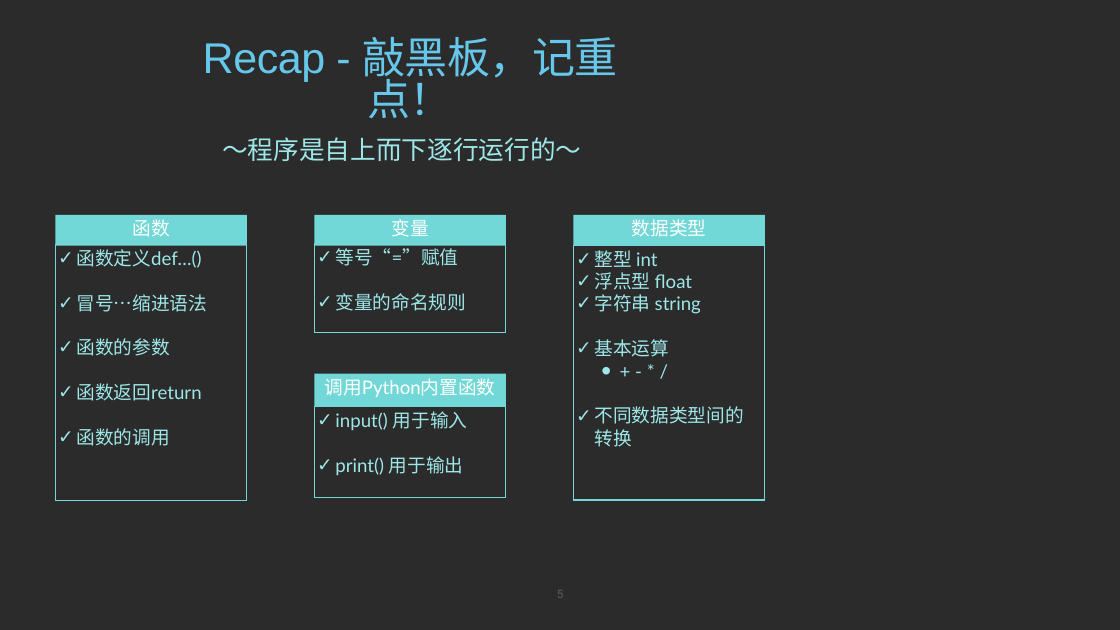
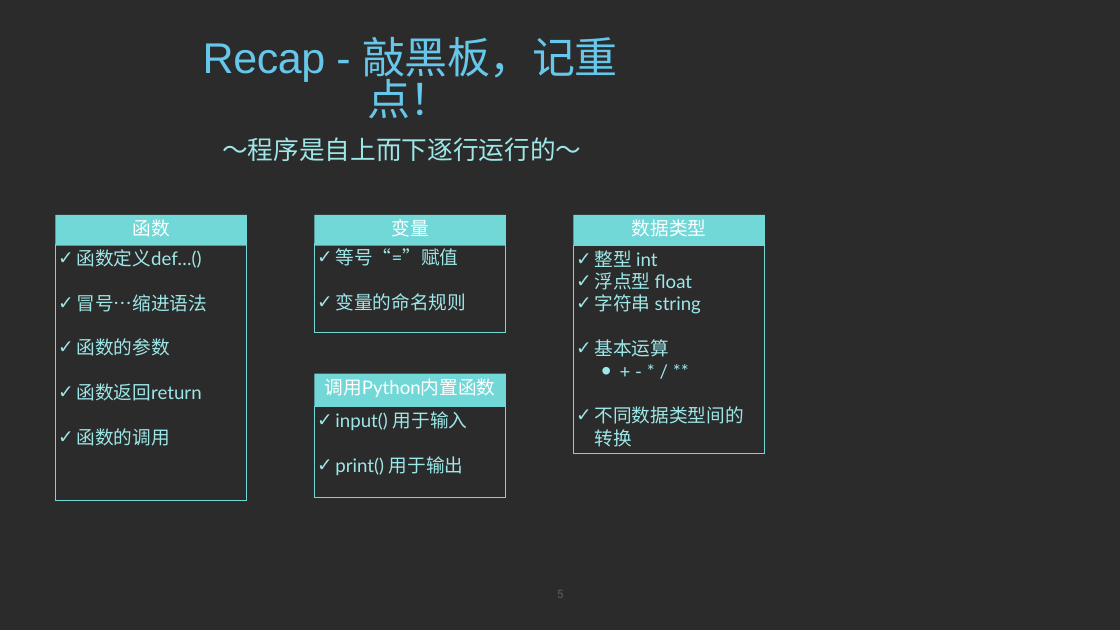
Before and after one commit to Akagilnc/ak-course-py101, a slide deck: slide 5 of L1.pptx. Drawn at 1120x630 pixels with LibreOffice and Linux fonts; fonts in the diff are those of the drawing; background and template pictures are left out; a plain dark background stands for a picture behind light text. Boxes give left, top, right and bottom in pixels: in the first picture for what was removed or moved away, otherwise in the second. Text is boxed around its words. In the diff, an @@ line names an element or a change of style, - is before the commit and + after.

```diff
--- a/L1.pptx
+++ b/L1.pptx
@@ text in rectangle at <box>574,245,764,454</box>: text changed @@
-  • + - * /
+  • + - * / **
@@ rectangle "整型 int": place and size @@
-rectangle "整型 int" at <box>574,245,764,500</box>
+rectangle "整型 int" at <box>574,245,764,454</box>
```
Also in this commit, not shown: 22 other files.
